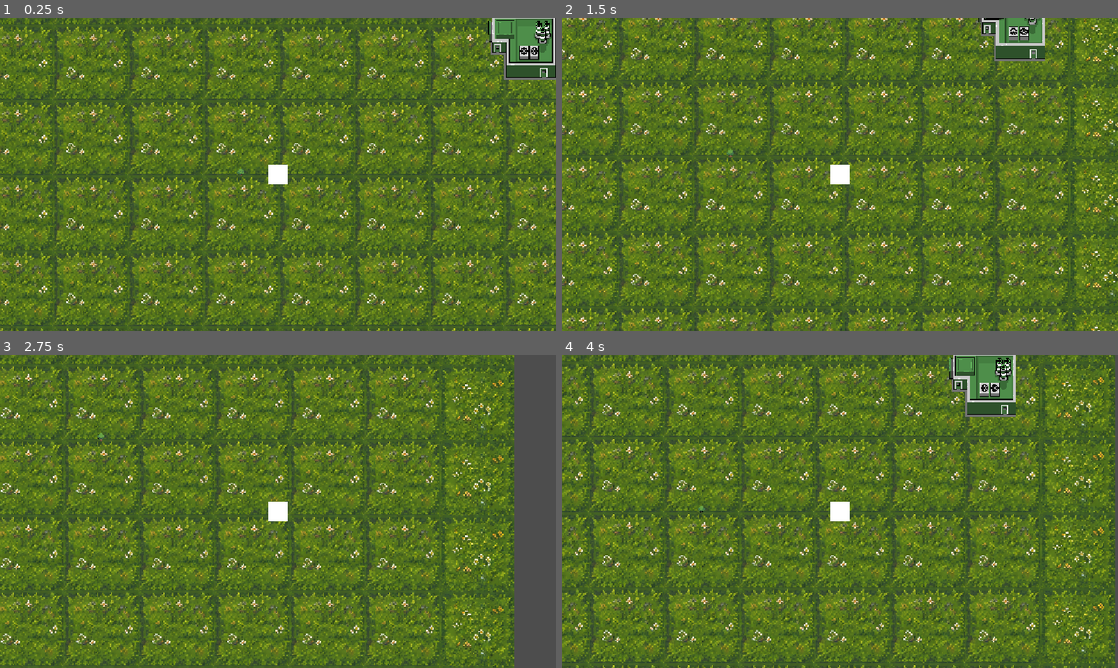
Above: before the commit, frames 1-4 (two rows, left to right).
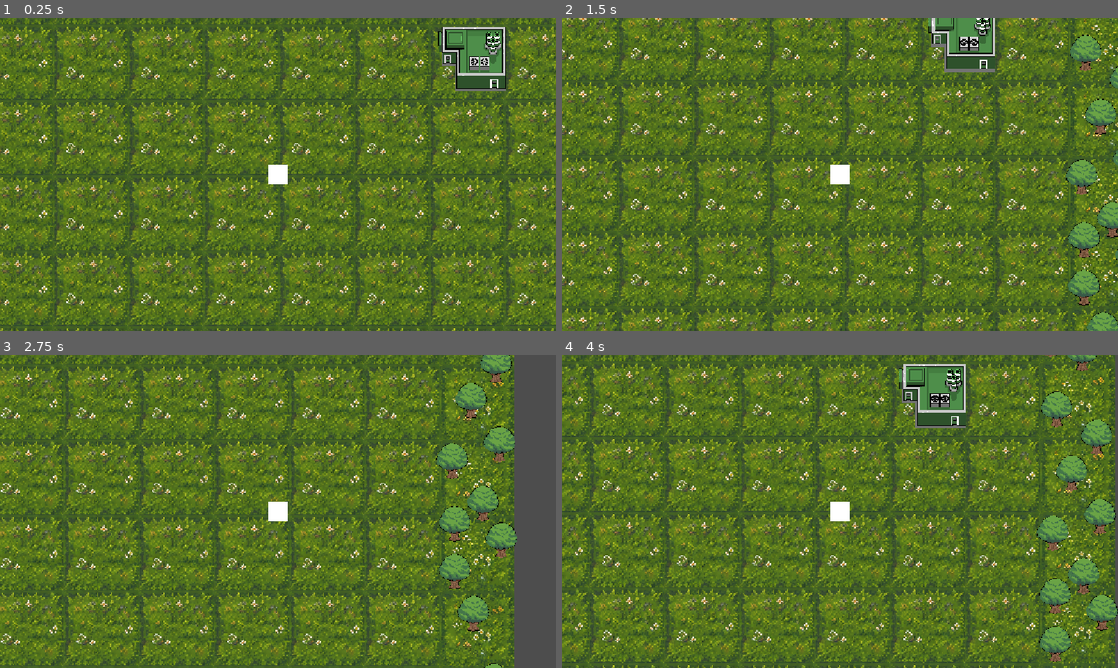
Above: after the commit, the same moments.

Repository: Crozer123/Bismillah_gemdep
Game: Godot game, scene res://scenes/main_map.tscn
Two runs of this game, one before a commit and one after it. Both use one fixed random seed, a clock stepped at 60 frames per second and the inputs below. The project has no main scene, so this scene is started directly.
Inputs:
- Up to frame 1 (0.25 s): no input
- Up to frame 2 (1.5 s): tap Enter at 0.5 s; hold Right (ui_right) 0.53-1.28 s; hold Down (ui_down) from 1.28 s (still down)
- Up to frame 3 (2.75 s): release Down (ui_down) at 2.03 s; hold Right (ui_right) from 2.03 s (still down)
- Up to frame 4 (4 s): release Right (ui_right) at 2.78 s; hold Up (ui_up) 2.78-3.53 s; hold Left (ui_left) from 3.53 s (still down)

The runs differ from the first frame. In frame 1, 3.8% of the frame differs, in the area x 42-100%, y 0-51%; in frame 2, 5.7%; in frame 3, 3.8%; in frame 4, 7.7%, in the area x 24-100%, y 0-98%.

Commit message:
desain map

Diff:
--- a/scenes/main_map.tscn
+++ b/scenes/main_map.tscn
@@ -6119,7 +6119,7 @@
 y_sort_enabled = true
 
 [node name="pabrik" parent="YSortEnvironment/Buildings" unique_id=550068448 instance=ExtResource("3_eqscl")]
-position = Vector2(259, 31)
+position = Vector2(156, 53)
 
 [node name="PosKampling" type="StaticBody2D" parent="YSortEnvironment/Buildings" unique_id=1755715966]
 
@@ -6132,12 +6132,94 @@
 
 [node name="NPCs" type="Node2D" parent="YSortEnvironment" unique_id=914863063]
 
+[node name="Nature" type="Node2D" parent="YSortEnvironment" unique_id=255412113]
+
+[node name="Pohon" parent="YSortEnvironment/Nature" unique_id=589675631 instance=ExtResource("4_uxg3y")]
+position = Vector2(727, -633)
+
+[node name="Pohon2" parent="YSortEnvironment/Nature" unique_id=1710364349 instance=ExtResource("4_uxg3y")]
+position = Vector2(625, -363)
+
+[node name="Pohon28" parent="YSortEnvironment/Nature" unique_id=370714540 instance=ExtResource("4_uxg3y")]
+position = Vector2(454, -677)
+
+[node name="Pohon27" parent="YSortEnvironment/Nature" unique_id=332588597 instance=ExtResource("4_uxg3y")]
+position = Vector2(720, -160)
+
+[node name="Pohon26" parent="YSortEnvironment/Nature" unique_id=2054699824 instance=ExtResource("4_uxg3y")]
+position = Vector2(580, -771)
+
+[node name="Pohon25" parent="YSortEnvironment/Nature" unique_id=1997837593 instance=ExtResource("4_uxg3y")]
+position = Vector2(227, -671)
+
+[node name="Pohon24" parent="YSortEnvironment/Nature" unique_id=347262329 instance=ExtResource("4_uxg3y")]
+position = Vector2(719, -748)
+
+[node name="Pohon23" parent="YSortEnvironment/Nature" unique_id=172678935 instance=ExtResource("4_uxg3y")]
+position = Vector2(721, -494)
+
+[node name="Pohon22" parent="YSortEnvironment/Nature" unique_id=40123054 instance=ExtResource("4_uxg3y")]
+position = Vector2(283, -434)
+
+[node name="Pohon21" parent="YSortEnvironment/Nature" unique_id=2026639254 instance=ExtResource("4_uxg3y")]
+position = Vector2(642, -461)
+
+[node name="Pohon3" parent="YSortEnvironment/Nature" unique_id=1901455935 instance=ExtResource("4_uxg3y")]
+position = Vector2(668, -86)
+
+[node name="Pohon4" parent="YSortEnvironment/Nature" unique_id=1522333006 instance=ExtResource("4_uxg3y")]
+position = Vector2(637, -218)
+
+[node name="Pohon5" parent="YSortEnvironment/Nature" unique_id=775779150 instance=ExtResource("4_uxg3y")]
+position = Vector2(690, -334)
+
+[node name="Pohon6" parent="YSortEnvironment/Nature" unique_id=1916594925 instance=ExtResource("4_uxg3y")]
+position = Vector2(634, 169)
+
+[node name="Pohon7" parent="YSortEnvironment/Nature" unique_id=1801703465 instance=ExtResource("4_uxg3y")]
+position = Vector2(629, 39)
+
+[node name="Pohon8" parent="YSortEnvironment/Nature" unique_id=1555518782 instance=ExtResource("4_uxg3y")]
+position = Vector2(727, 4)
+
+[node name="Pohon9" parent="YSortEnvironment/Nature" unique_id=333515288 instance=ExtResource("4_uxg3y")]
+position = Vector2(650, 725)
+
+[node name="Pohon20" parent="YSortEnvironment/Nature" unique_id=1603263625 instance=ExtResource("4_uxg3y")]
+position = Vector2(401, 681)
+
+[node name="Pohon19" parent="YSortEnvironment/Nature" unique_id=1403287401 instance=ExtResource("4_uxg3y")]
+position = Vector2(727, 598)
+
+[node name="Pohon18" parent="YSortEnvironment/Nature" unique_id=1827015841 instance=ExtResource("4_uxg3y")]
+position = Vector2(534, 640)
+
+[node name="Pohon17" parent="YSortEnvironment/Nature" unique_id=467001007 instance=ExtResource("4_uxg3y")]
+position = Vector2(457, 730)
+
+[node name="Pohon16" parent="YSortEnvironment/Nature" unique_id=380593447 instance=ExtResource("4_uxg3y")]
+position = Vector2(693, 127)
+
+[node name="Pohon15" parent="YSortEnvironment/Nature" unique_id=441503209 instance=ExtResource("4_uxg3y")]
+position = Vector2(731, 726)
+
+[node name="Pohon10" parent="YSortEnvironment/Nature" unique_id=1516080801 instance=ExtResource("4_uxg3y")]
+position = Vector2(715, 495)
+
+[node name="Pohon11" parent="YSortEnvironment/Nature" unique_id=622710503 instance=ExtResource("4_uxg3y")]
+position = Vector2(634, 268)
+
+[node name="Pohon12" parent="YSortEnvironment/Nature" unique_id=1745423147 instance=ExtResource("4_uxg3y")]
+position = Vector2(731, 203)
+
+[node name="Pohon13" parent="YSortEnvironment/Nature" unique_id=731707829 instance=ExtResource("4_uxg3y")]
+position = Vector2(673, 355)
+
+[node name="Pohon14" parent="YSortEnvironment/Nature" unique_id=1803600736 instance=ExtResource("4_uxg3y")]
+position = Vector2(632, 523)
+
 [node name="EventMarkers" type="Node2D" parent="." unique_id=2082399033]
 
 [node name="Marker_Konser" type="Marker2D" parent="EventMarkers" unique_id=246180901]
 
 [node name="Marker_PasarRakyat" type="Marker2D" parent="EventMarkers" unique_id=1124511525]
-
-[node name="Nature" type="Node2D" parent="." unique_id=255412113]
-
-[node name="Pohon" parent="Nature" unique_id=589675631 instance=ExtResource("4_uxg3y")]
--- a/scenes/pohon.tscn
+++ b/scenes/pohon.tscn
@@ -3,16 +3,18 @@
 [ext_resource type="Texture2D" uid="uid://7oun5rafvig3" path="res://assets/Group 54-1.png (2).png" id="1_ww37k"]
 
 [sub_resource type="CapsuleShape2D" id="CapsuleShape2D_p5viw"]
-radius = 3.0
-height = 6.0
+radius = 3.9
+height = 26.0
 
 [node name="Pohon" type="StaticBody2D" unique_id=589675631]
 position = Vector2(-76, 2)
 
 [node name="Sprite2D" type="Sprite2D" parent="." unique_id=13242873]
-position = Vector2(0, -6)
-scale = Vector2(0.0043411274, 0.0043411274)
+position = Vector2(23.5, 6.499997)
+scale = Vector2(0.020263672, 0.020263672)
 texture = ExtResource("1_ww37k")
 
 [node name="CollisionShape2D" type="CollisionShape2D" parent="." unique_id=240078342]
+position = Vector2(23, 40)
+rotation = -1.5707964
 shape = SubResource("CapsuleShape2D_p5viw")
